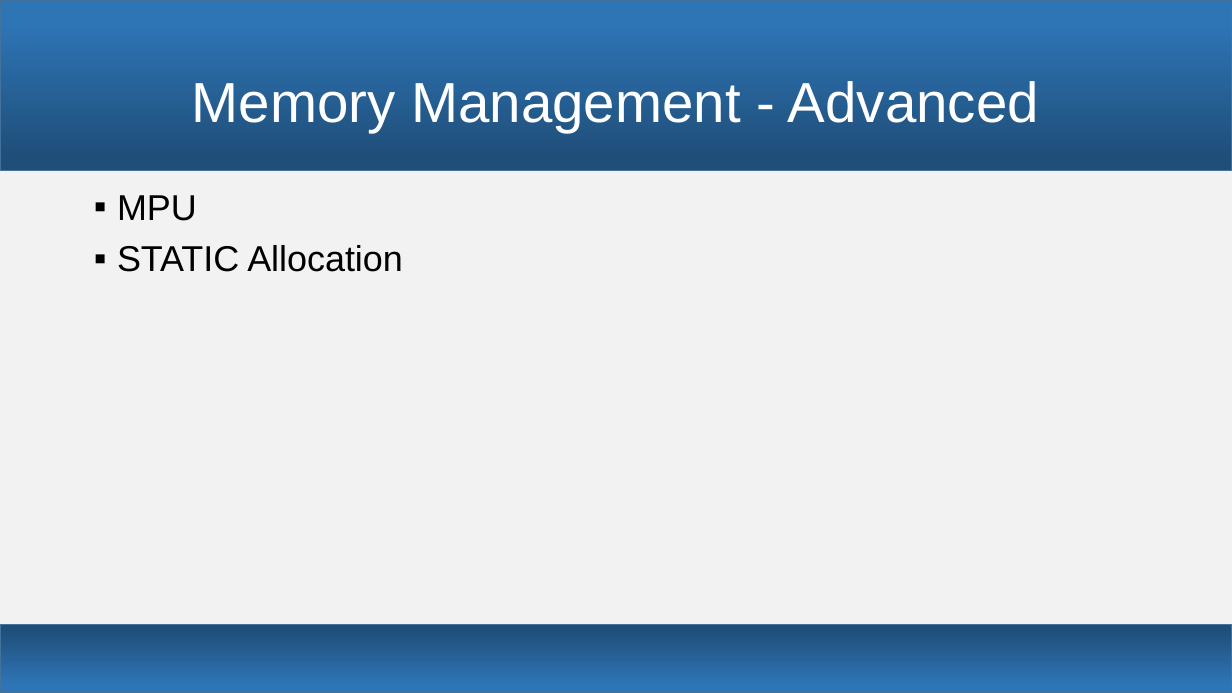
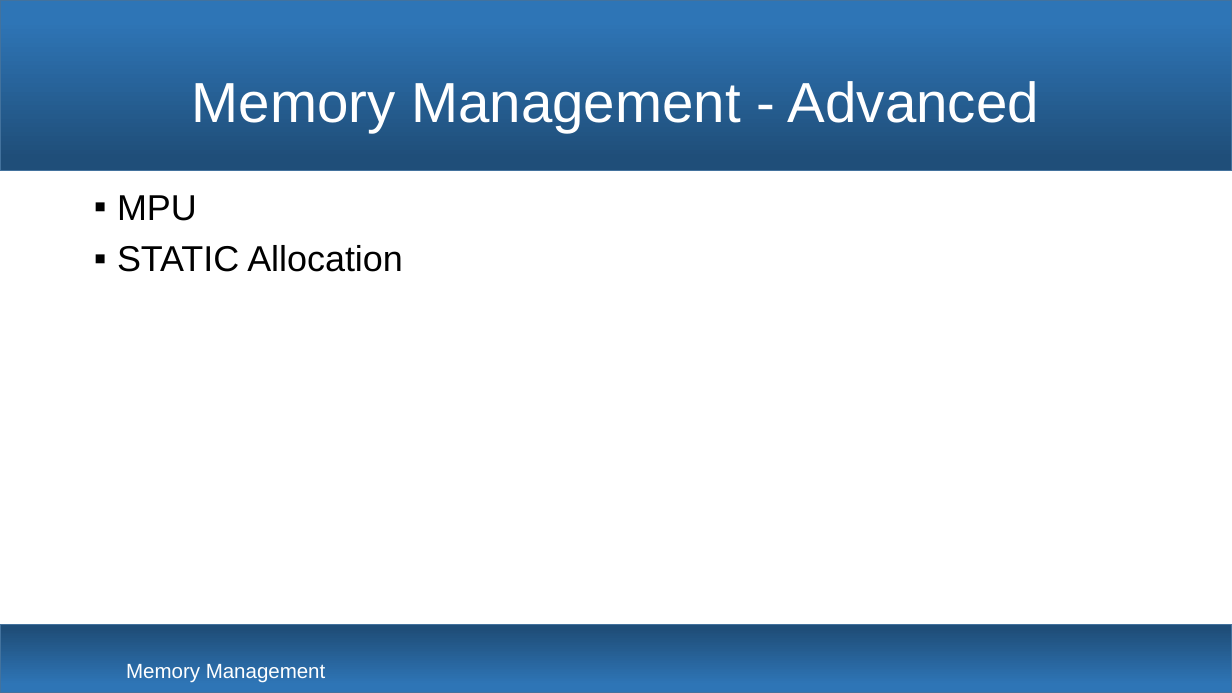
Before and after one commit to snobz/Seminar_BS_2017, a slide deck: slide 6 of Päsi/Seminar Betriebssysteme.pptx. Drawn at 1232x693 pixels with LibreOffice and Linux fonts; fonts in the diff are those of the drawing; background and template pictures are left out. Boxes give left, top, right and bottom in pixels: in the first picture for what was removed or moved away, otherwise in the second. Text is boxed around its words. In the diff, an @@ line names an element or a change of style, - is before the commit and + after.

```diff
--- a/Päsi/Seminar Betriebssysteme.pptx
+++ b/Päsi/Seminar Betriebssysteme.pptx
@@ background #F2F2F2 to #FFFFFF @@
@@ rectangle added at [0,636,1232,693], fill gradient #FFFFFF to #1F4E79 @@
@@ text added at [126,664,326,683], 16 pt, text #FFFFFF @@
+Memory Management
```
Also in this commit, not shown: 10 other slides changed, 1 other file.
